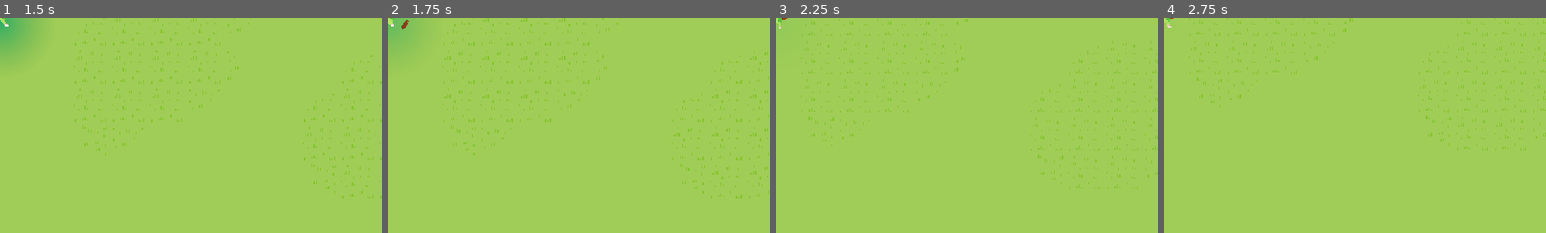
Above: before the commit, frames 1-4 (left to right).
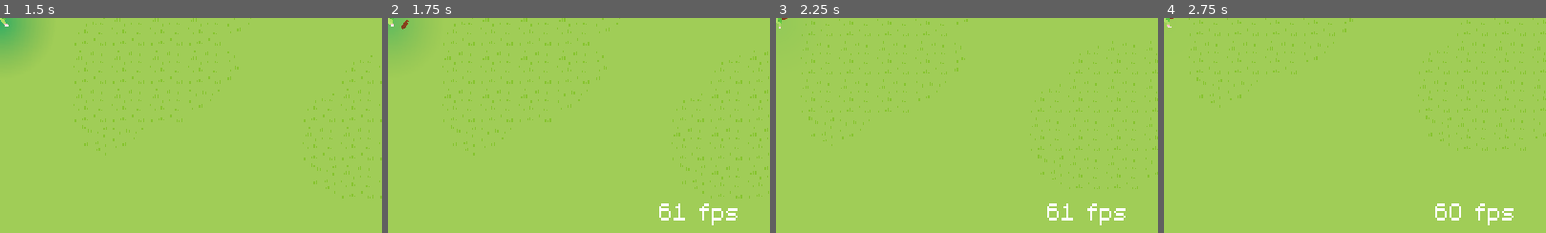
Above: after the commit, the same moments.

Repository: KotgeDev/Neuro-Adventures
Game: Godot game, scene res://scenes/ui/menu.tscn
Two runs of this game, one before a commit and one after it. Both use one fixed random seed, a clock stepped at 60 frames per second and the inputs below.
Inputs (mouse positions are % of the whole screen's width and height, from its top left):
- Up to frame 1 (1.5 s): click "Start" at 0.5 s; move the mouse to (72, 45) at 1.27 s; hold D (right) from 1.28 s (still down)
- Up to frame 2 (1.75 s): keep holding D (right)
- Up to frame 3 (2.25 s): move the mouse to (30, 55) at 2.02 s; release D (right) at 2.03 s; hold S (down) from 2.03 s (still down)
- Up to frame 4 (2.75 s): keep holding S (down)
The pictures show only the part of the screen within x 50-100%, y 49-99%; the shares and areas given below are measured in that part.

Frame 1 is identical in both runs. In frame 2, 0.5% of the frame differs, in the area x 71-92%, y 86-97%; in frame 3, 0.5%; in frame 4, 0.5%.

Commit message:
Collab Partner visual bugfix

Diff:
--- a/scenes/ui/hud.tscn
+++ b/scenes/ui/hud.tscn
@@ -17,6 +17,15 @@
 process_mode = 3
 script = ExtResource("1_jg8iq")
 
+[node name="FPSCounter" type="Label" parent="."]
+offset_left = 547.0
+offset_top = 324.0
+offset_right = 629.0
+offset_bottom = 350.0
+
+[node name="FPSCounterUpdateTimer" type="Timer" parent="."]
+autostart = true
+
 [node name="AIHealthBar" type="TextureProgressBar" parent="."]
 offset_left = 15.0
 offset_top = 44.0
@@ -274,5 +283,6 @@
 [node name="CenterMarker" type="Marker2D" parent="."]
 position = Vector2(320, 180)
 
+[connection signal="timeout" from="FPSCounterUpdateTimer" to="." method="_on_fps_counter_update_timer_timeout"]
 [connection signal="pressed" from="EndGame/MenuContainer/RetryButton" to="." method="_on_retry_button_pressed"]
 [connection signal="pressed" from="EndGame/MenuContainer/MenuButton" to="." method="_on_menu_button_pressed"]
--- a/scripts/characters/collab_partners/collab_partner.gd
+++ b/scripts/characters/collab_partners/collab_partner.gd
@@ -96,7 +96,7 @@
 	if health >= MAX_HEALTH:
 		health = MAX_HEALTH
 
-	Globals.update_ai_health.emit(MAX_HEALTH, health)
+	Globals.update_collab_partner_health.emit(MAX_HEALTH, health)
 
 func process_collab_partner_damage_received(BASE_DAMAGE: float) -> float:
 	var modified_damage := BASE_DAMAGE
--- a/scripts/ui/hud.gd
+++ b/scripts/ui/hud.gd
@@ -6,6 +6,7 @@
 @onready var exp_bar = $EXPBar
 @onready var end_game = $EndGame
 @onready var center_marker = $CenterMarker
+@onready var fps_counter = $FPSCounter
 var collab_partner
 #endregion
 
@@ -150,3 +151,6 @@
 	get_tree().paused = false
 	get_tree().change_scene_to_file("res://scenes/ui/menu.tscn")
 	AudioSystem.end_music()
+
+func _on_fps_counter_update_timer_timeout():
+	fps_counter.text = "%d fps" % round(Engine.get_frames_per_second())
